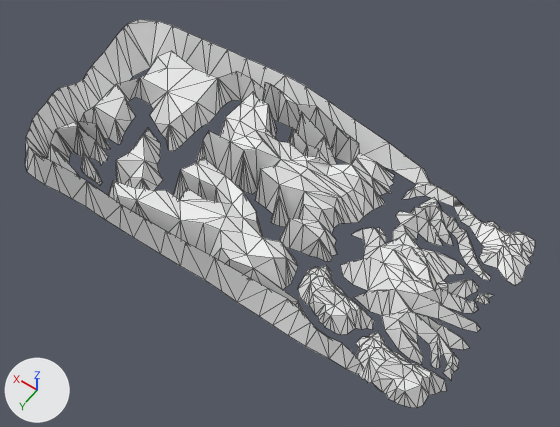
An edit to the glTF model assets/models/decorations/mountains/mountains.glb, drawn before and after from the same camera.
Before and after are seen from a camera (50 mm lens) standing at (-387.0, 666.0, 1026.0) and looking at (80.0, 11.0, -3.0). Arrows for +X, +Y and +Z are at lower left; the lights stay in place. Mesh edges are drawn as thin lines. Where no turn or scale is listed for an object, it has been applied to the vertices. Vertices at the same position are counted once.

The scene before the commit, as lines of its bpy script (objects in view):
```python
me_plane = bpy.data.meshes.new('Plane')
me_plane.from_pydata(...)  # 75 vertices, 107 faces; spans x -62.0..175.0, y -33.0..75.0, z 0.0..22.0
me_plane_001 = bpy.data.meshes.new('Plane.001')
me_plane_001.from_pydata(...)  # 230 vertices, 324 faces; spans x -167.0..90.0, y -24.0..253.0, z -6.0..50.0
me_plane_002 = bpy.data.meshes.new('Plane.002')
me_plane_002.from_pydata(...)  # 80 vertices, 117 faces; spans x -77.4..62.9, y -41.7..47.9, z -1.5..43.2
me_plane_003 = bpy.data.meshes.new('Plane.003')
me_plane_003.from_pydata(...)  # 80 vertices, 117 faces; spans x -78.6..67.3, y -34.1..46.3, z -1.5..43.2
me_plane_005 = bpy.data.meshes.new('Plane.005')
me_plane_005.from_pydata(...)  # 137 vertices, 185 faces; spans x -203.0..565.0, y -217.0..209.0, z 0.0..83.0
me_plane_006 = bpy.data.meshes.new('Plane.006')
me_plane_006.from_pydata(...)  # 519 vertices, 671 faces; spans x -117.0..465.0, y -209.0..157.0, z -9.0..85.0
ob_plane = bpy.data.objects.new('Plane', me_plane)
ob_plane.location = (-247.0, -158.0, 0.0)
ob_plane_001 = bpy.data.objects.new('Plane.001', me_plane_001)
ob_plane_001.location = (-131.0, -132.0, 0.0)
ob_plane_002 = bpy.data.objects.new('Plane.002', me_plane_002)
ob_plane_002.location = (-85.0, 102.0, 0.0)
ob_plane_003 = bpy.data.objects.new('Plane.003', me_plane_003)
ob_plane_003.location = (-222.0, 148.0, 0.0)
ob_plane_005 = bpy.data.objects.new('Plane.005', me_plane_005)
ob_plane_005.location = (10.0, -11.0, 1.0)
ob_plane_006 = bpy.data.objects.new('Plane.006', me_plane_006)
ob_plane_006.location = (35.0, 20.0, 0.0)
```
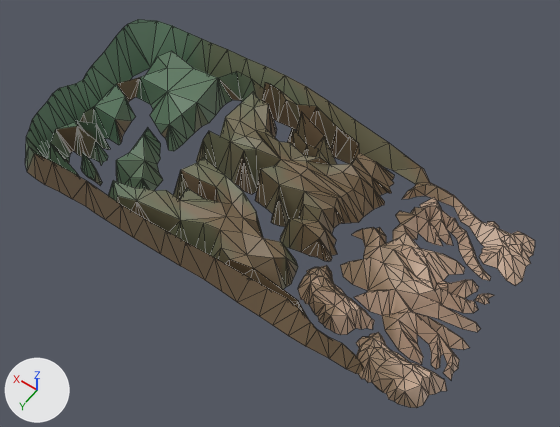
Boxes [x1, y1, x2, y2] around the edits, measured in the pictures (560 x 427 px; the box of a moved part takes in the faces that stretch with it):
'Plane.005', recoloured, surface changed: [25, 19, 430, 374] in both
'Plane.001', recoloured, surface changed (grey to brown): [340, 197, 494, 380] in both
'Plane.003', recoloured (grey to brown): [356, 333, 447, 408] in both
'Plane.002', recoloured (grey to brown): [298, 266, 374, 335] in both
part 1 of me_plane, moved or reshaped: [454, 205, 467, 216] in both
part 2 of me_plane, recoloured (white to beige): [402, 183, 535, 285] in both
part 5 of me_plane_006, recoloured (white to brown): [47, 51, 395, 320] in both

What the commit changed:
Picture 'mountains_texture' (img_mountains_texture) is new.
Material 'Texture' (mat_texture) is new.
Its texture is img_mountains_texture.
Its roughness is 0.541.
me_plane is used by ob_plane; location (-247.0, -158.0, 0.0).
me_plane had 75 vertices, 107 faces and spanned x -62.0..175.0, y -33.0..75.0, z 0.0..22.0.
me_plane now has 75 vertices, 105 faces and spans x -62.0..175.0, y -33.0..75.0, z 0.0..22.0.
Part 1, on me_plane:
6 faces are deleted.
4 new faces join them.
me_plane part 2: 103 faces spanning x -62.0..175.0, y -33.0..75.0, z 0.0..22.0 switch from no material to mat_texture (picture img_mountains_texture).
me_plane_001 has 230 vertices, 324 faces and spans x -167.0..90.0, y -24.0..253.0, z -6.0..50.0.
me_plane_001 is used by ob_plane_001; location (-131.0, -132.0, 0.0).
me_plane_001 part 3: texture (UV) coordinates of 324 of 324 faces, centred in x -163.0..85.0, y -20.0..250.0, z -6.0..40.0, changed; they spanned u 0.0..0.0, v 0.0..0.0 and now span u 0.58..0.84, v 0.0..0.78.
me_plane_001 now uses material mat_texture (picture img_mountains_texture).
me_plane_002 has 80 vertices, 117 faces and spans x -77.4..62.9, y -41.7..47.9, z -1.5..43.2.
me_plane_002 now uses material mat_texture (picture img_mountains_texture).
me_plane_003 has 80 vertices, 117 faces and spans x -78.6..67.3, y -34.1..46.3, z -1.5..43.2.
me_plane_003 now uses material mat_texture (picture img_mountains_texture).
me_plane_005 has 137 vertices, 185 faces and spans x -203.0..565.0, y -217.0..209.0, z 0.0..83.0.
me_plane_005 is used by ob_plane_005; location (10.0, -11.0, 1.0).
me_plane_005 part 4: texture (UV) coordinates of 185 of 185 faces, centred in x -199.0..550.0, y -209.0..207.0, z 7.0..75.0, changed; they spanned u 0.0..0.0, v 0.0..0.0 and now span u 0.0..0.29, v 0.0..0.94.
me_plane_005 now uses material mat_texture (picture img_mountains_texture).
me_plane_006 is used by ob_plane_006; location (35.0, 20.0, 0.0).
me_plane_006 had 519 vertices, 671 faces and spanned x -117.0..465.0, y -209.0..157.0, z -9.0..85.0.
me_plane_006 now has 519 vertices, 668 faces and spans x -117.0..465.0, y -209.0..157.0, z -9.0..85.0.
me_plane_006 part 5: 668 faces spanning x -117.0..465.0, y -209.0..157.0, z -9.0..85.0 switch from no material to mat_texture (picture img_mountains_texture).
